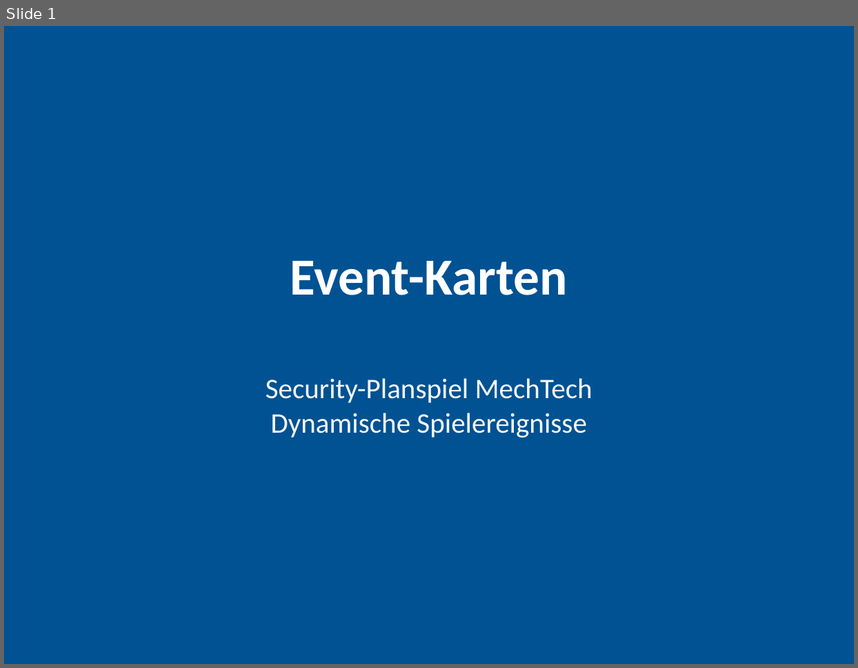
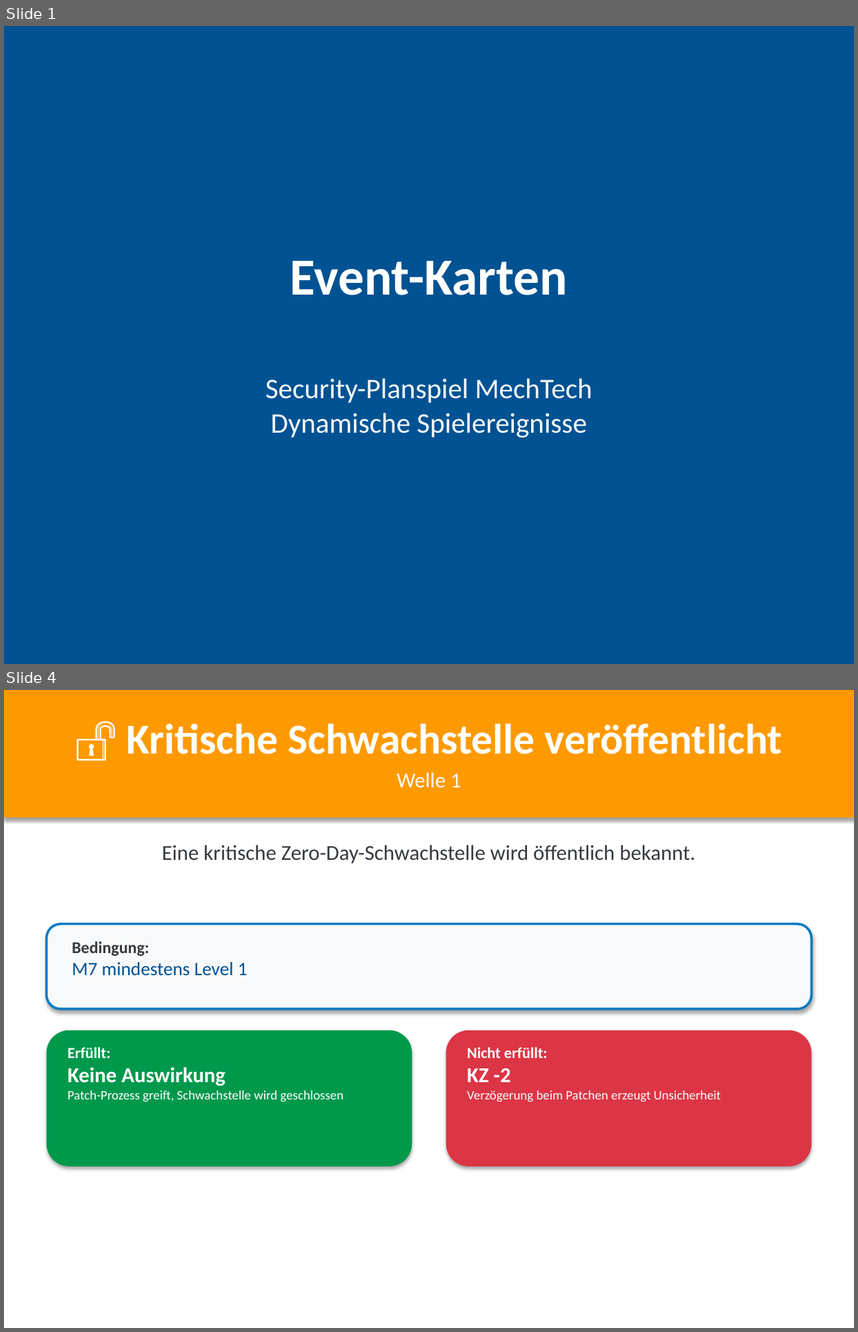
Before and after one commit to ClaudioSt/security-planspiel, a slide deck: pptx_output/Events.pptx. Shown one above the other, each under a label of ours: slide 1 before the commit, slides 1 and 4 after it; the slides between them are not shown. The pictures are 858x668 and 858x1332 pixels, drawn with LibreOffice and Linux fonts; fonts in the diff are those of the drawing. Boxes give left, top, right and bottom in pixels: in the first picture for what was removed or moved away, otherwise in the second. Text is boxed around its words. In the diff, an @@ line names an element or a change of style, - is before the commit and + after.

```diff
--- a/pptx_output/Events.pptx
+++ b/pptx_output/Events.pptx
@@ slide 4 added at <box>4,690,854,1328</box>, background #FFFFFF @@
@@ rectangle added at <box>4,690,854,818</box>, fill #FF9900 @@
@@ text added at <box>126,723,782,754</box>, 36 pt, text #FFFFFF, bold @@
+🔓 Kritische Schwachstelle veröffentlicht
@@ text added at <box>397,772,461,788</box>, 18 pt, text #FFFFFF @@
+Welle 1
@@ text added at <box>162,845,695,863</box>, 18 pt, text #343A40 @@
+Eine kritische Zero-Day-Schwachstelle wird öffentlich bekannt.
@@ rounded rectangle added at <box>47,924,811,1009</box>, fill #F8F9FA, outline #007AC2 2 pt @@
@@ text added at <box>72,941,248,976</box>, 16 pt, text #005293 @@
+Bedingung:
+M7 mindestens Level 1
@@ rounded rectangle added at <box>47,1030,412,1166</box>, fill #00994C @@
@@ rounded rectangle added at <box>446,1030,811,1166</box>, fill #DC3545 @@
@@ text added at <box>67,1047,344,1102</box>, 11 pt, text #FFFFFF @@
+Erfüllt:
+Keine Auswirkung
+Patch-Prozess greift, Schwachstelle wird geschlossen
@@ text added at <box>467,1047,721,1101</box>, 11 pt, text #FFFFFF @@
+Nicht erfüllt:
+KZ -2
+Verzögerung beim Patchen erzeugt Unsicherheit
```
Also in this commit, not shown: 8 other slides added, 2 other files.
